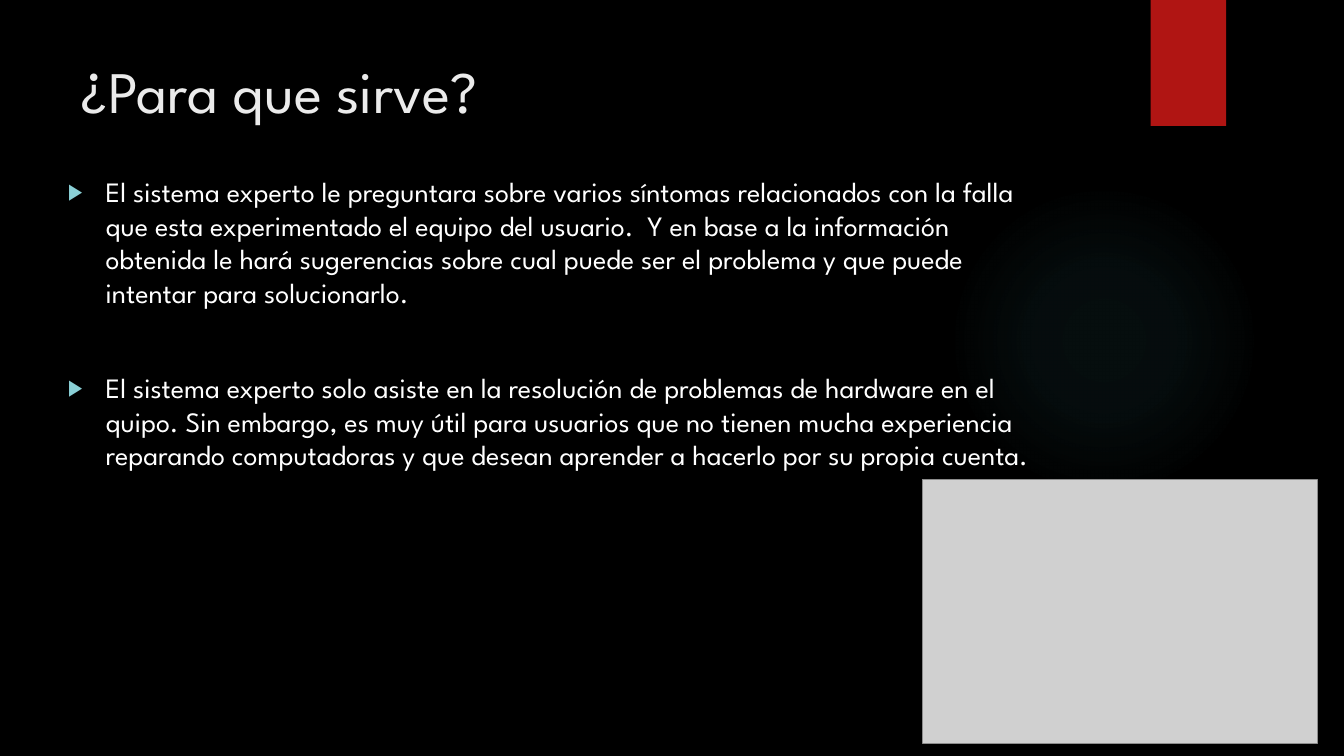
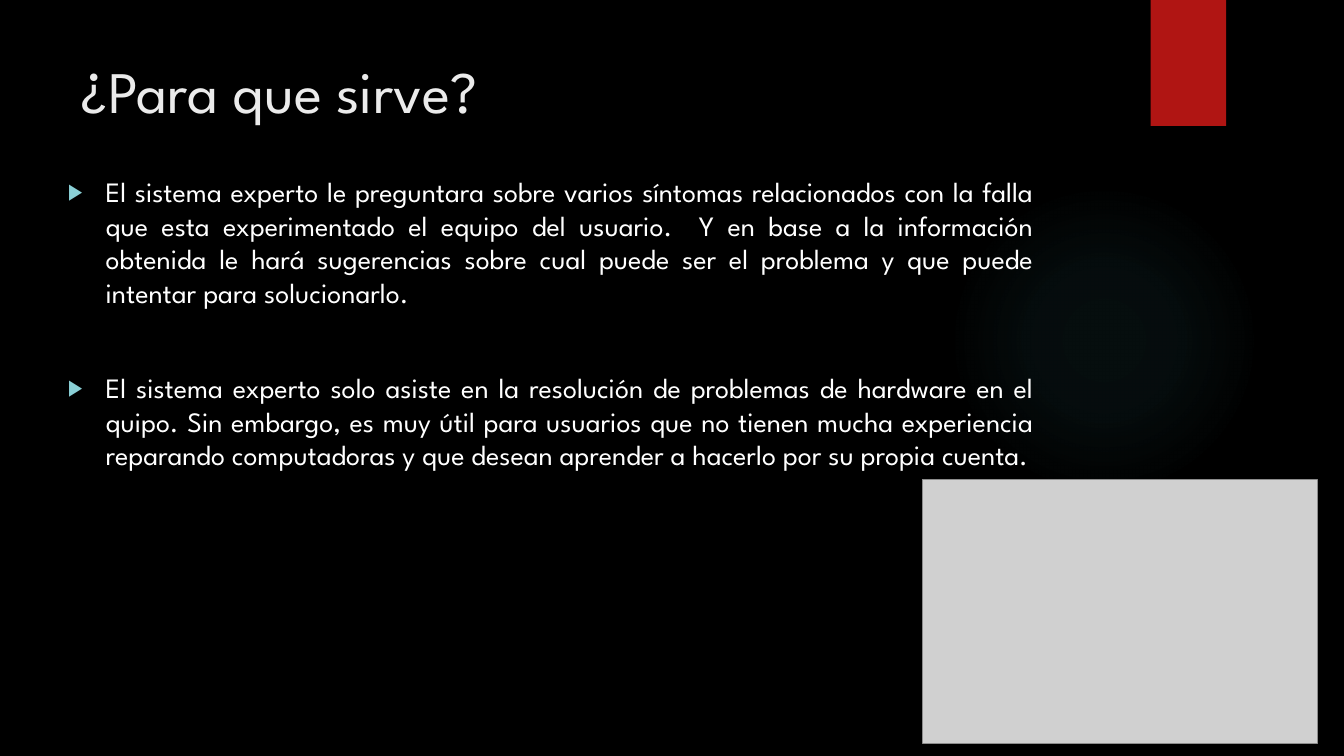
Before and after one commit to EdgarJRobles/CLIPS_troubleshoot_software-hardware, a slide deck: slide 3 of Presentacion expertos.pptx (slide 2 before the commit). Drawn at 1344x756 pixels with LibreOffice and Linux fonts; fonts in the diff are those of the drawing; grey boxes stand for pictures; background and template pictures are left out. Boxes give left, top, right and bottom in pixels: in the first picture for what was removed or moved away, otherwise in the second. Text is boxed around its words. In the diff, an @@ line names an element or a change of style, - is before the commit and + after.

Commit message:
problematica añadida

```diff
--- a/Presentacion expertos.pptx
+++ b/Presentacion expertos.pptx
@@ text "El sistema experto le preguntara ..." at [106, 182, 1033, 471]: alignment left to justified @@
```
Also in this commit, not shown: 2 other slides changed, 1 slide added.
